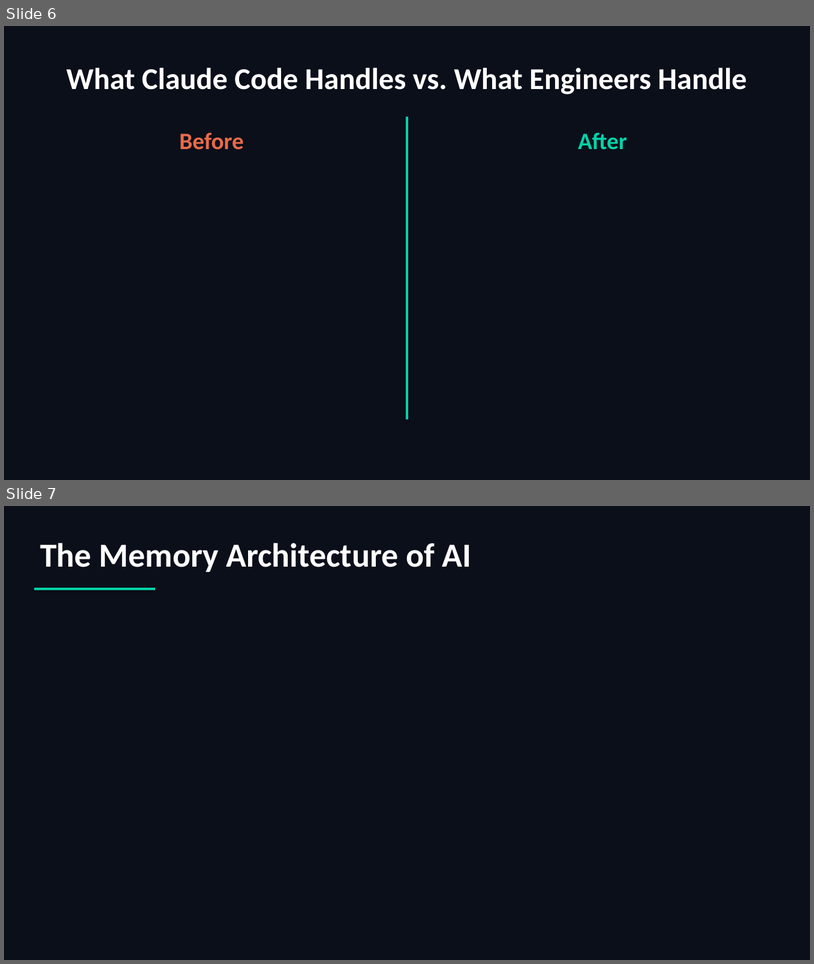
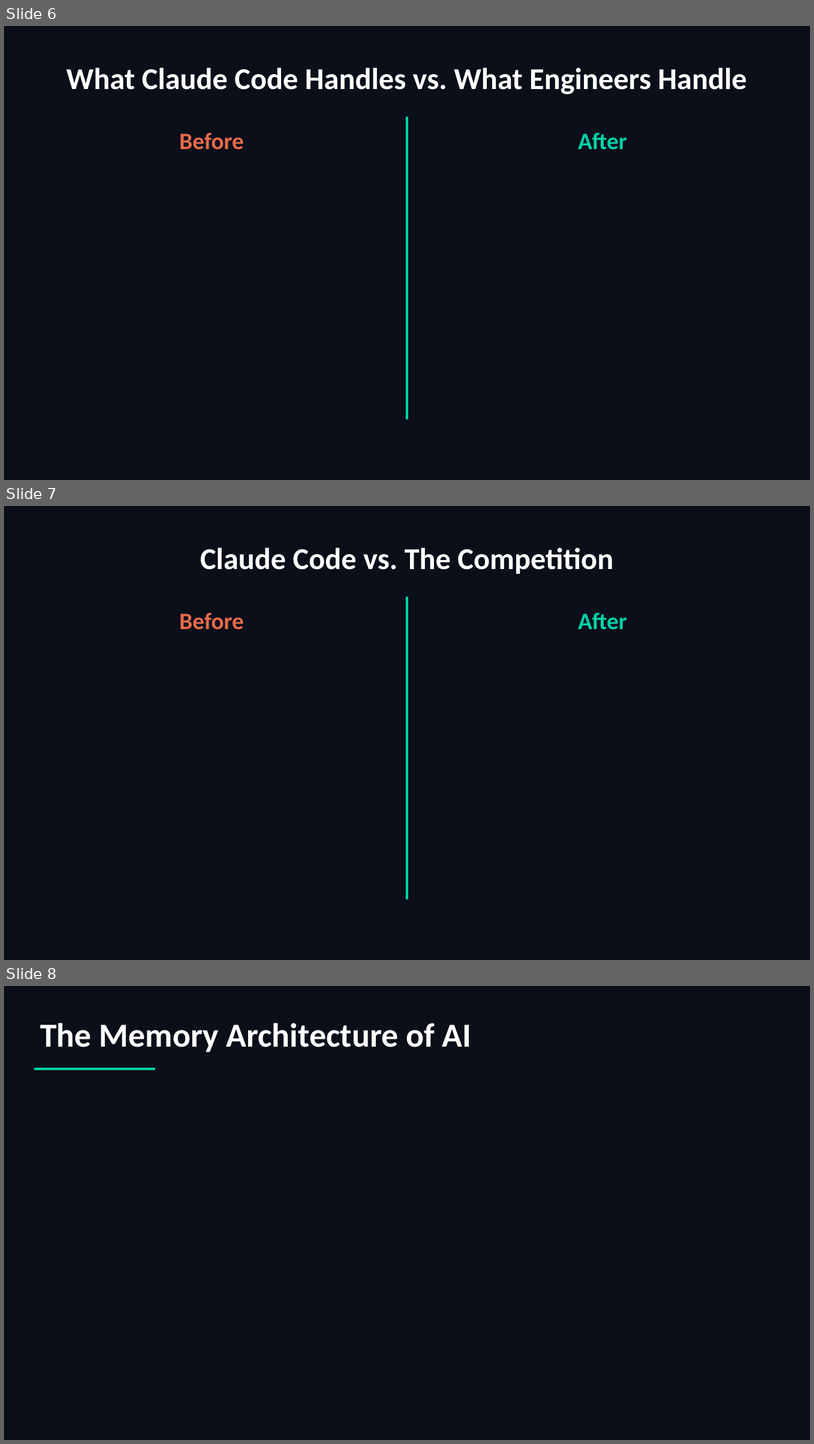
Before and after one commit to scottrhay/AIA-ClaudeCopilot, a slide deck: slides/Day2_Claude_Code_Fundamentals.pptx. Shown one above the other, each under a label of ours: slides 6 and 7 before the commit, slides 6, 7 and 8 after it. The pictures are 814x964 and 814x1444 pixels, drawn with LibreOffice and Linux fonts; fonts in the diff are those of the drawing. Boxes give left, top, right and bottom in pixels: in the first picture for what was removed or moved away, otherwise in the second. Text is boxed around its words. In the diff, an @@ line names an element or a change of style, - is before the commit and + after.

```diff
--- a/slides/Day2_Claude_Code_Fundamentals.pptx
+++ b/slides/Day2_Claude_Code_Fundamentals.pptx
@@ slide 7 added at box(4, 506, 810, 960), background #0B0F1A @@
@@ text added at box(200, 547, 614, 574), 36 pt, text #FFFFFF, bold @@
+Claude Code vs. The Competition
@@ text added at box(179, 612, 243, 630), 28 pt, text #E86B4A, bold @@
+Before
@@ rectangle added at box(406, 597, 409, 899), fill #00D4AA @@
@@ text added at box(578, 612, 627, 630), 28 pt, text #00D4AA, bold @@
+After
@@ what was slide 7 is now slide 8 @@
```
Also in this commit, not shown: 5 slides changed, 1 other file.
